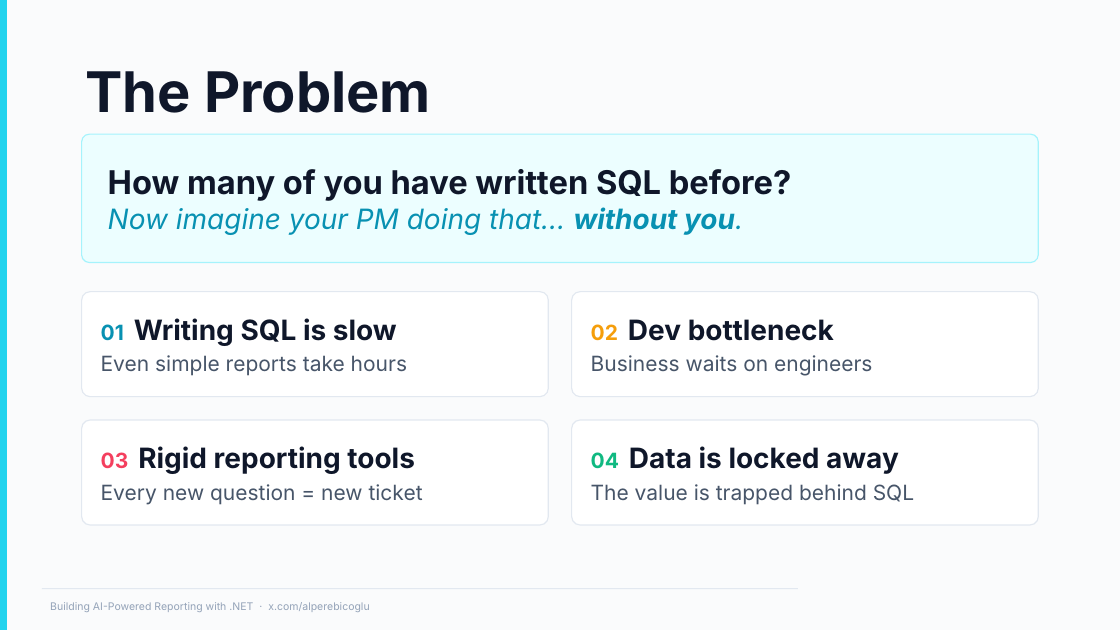
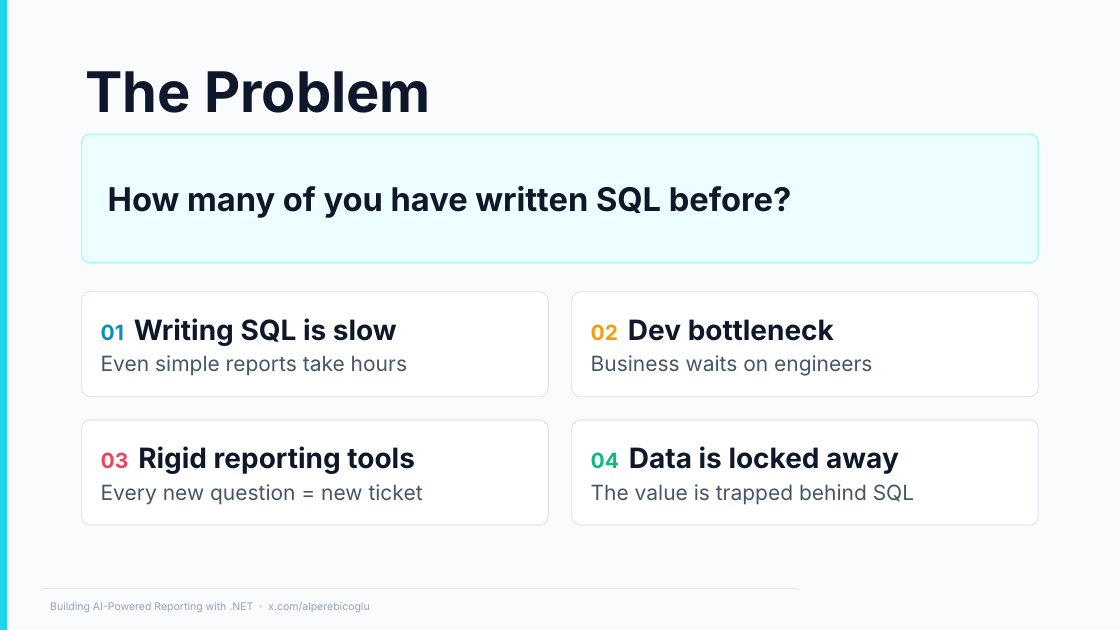
Before and after one commit to ebicoglu/chat-with-your-data-conference, a slide deck: slide 3 of Presentation.pptx. Drawn at 1120x630 pixels with LibreOffice and Linux fonts; fonts in the diff are those of the drawing; background and template pictures are left out. Boxes give left, top, right and bottom in pixels: in the first picture for what was removed or moved away, otherwise in the second. Text is boxed around its words. In the diff, an @@ line names an element or a change of style, - is before the commit and + after.

```diff
--- a/Presentation.pptx
+++ b/Presentation.pptx
@@ text in rounded rectangle at (x1=108, y1=207, x2=743, y2=235): paragraph removed @@
-Now imagine your PM doing that… without you.
```
Also in this commit, not shown: 12 other slides changed.
